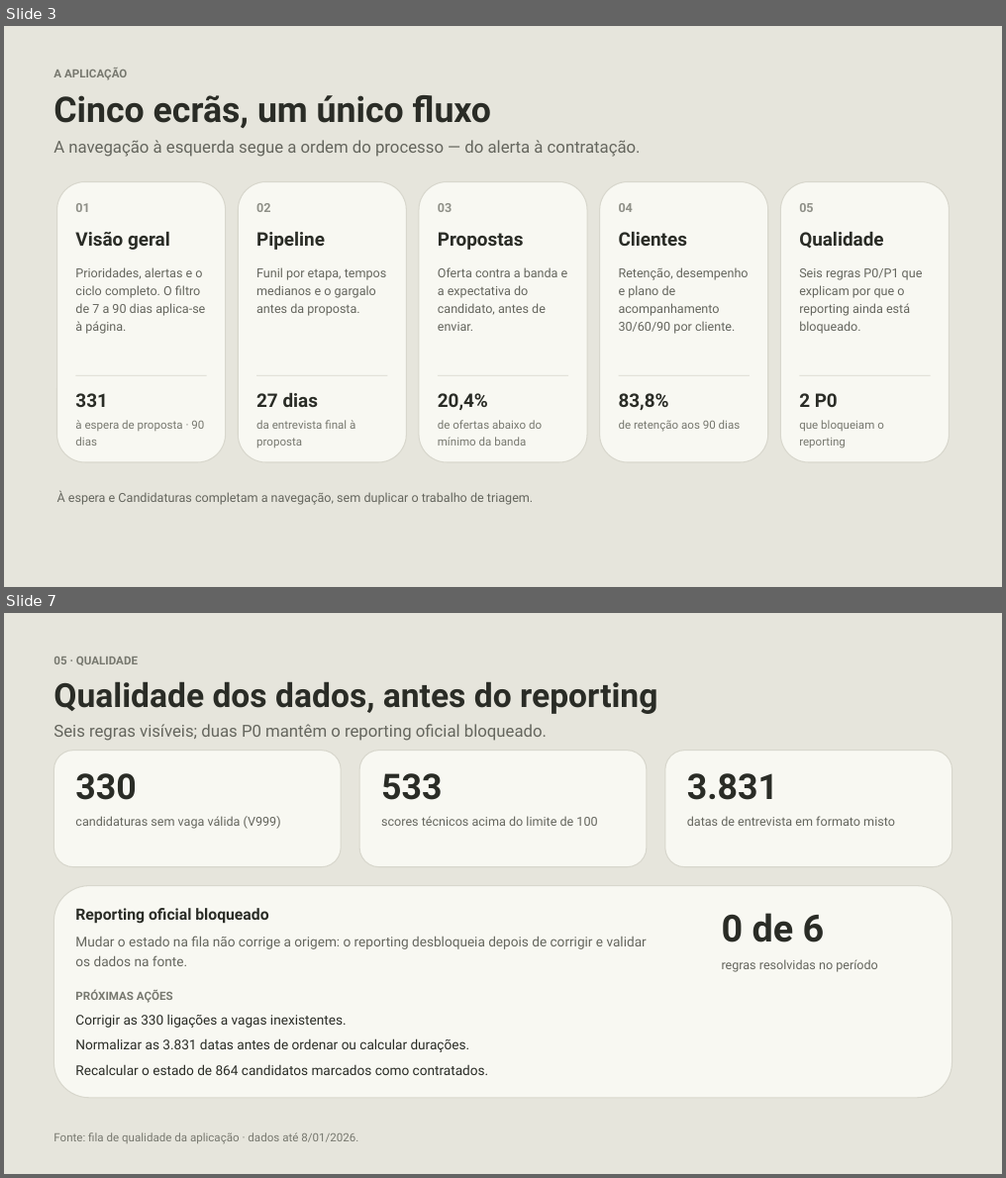
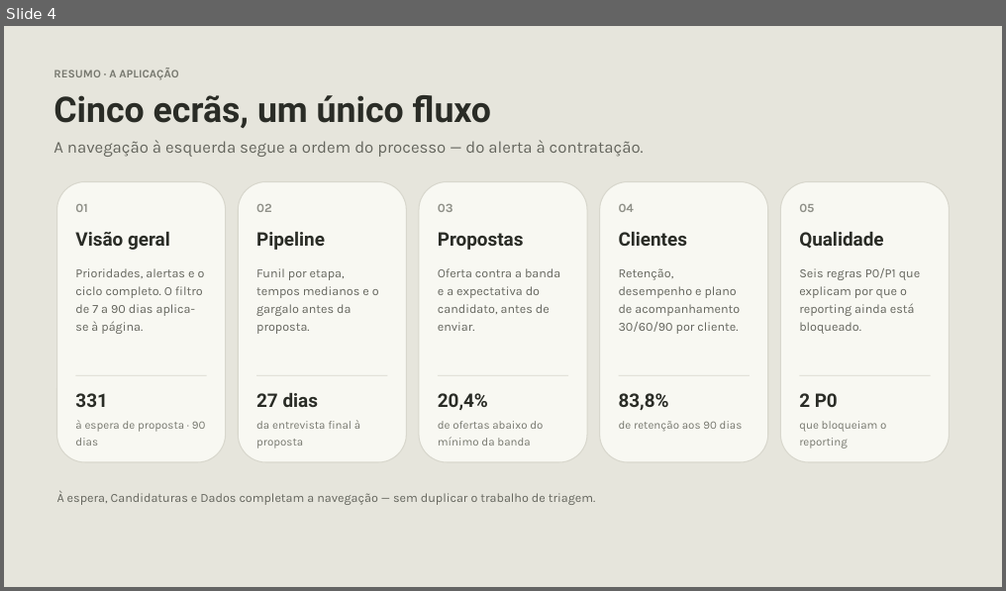
Before and after one commit to charlesaobirch/hackathon-recrutamento, a slide deck: apresentacao/farol-resumo-5min.pptx. Shown one above the other, each under a label of ours: slides 3 and 7 before the commit, slide 4 after it; the slides between them are not shown. The pictures are 1006x1178 and 1006x591 pixels, drawn with LibreOffice and Linux fonts; fonts in the diff are those of the drawing. Boxes give left, top, right and bottom in pixels: in the first picture for what was removed or moved away, otherwise in the second. Text is boxed around its words. In the diff, an @@ line names an element or a change of style, - is before the commit and + after.

```diff
--- a/apresentacao/farol-resumo-5min.pptx
+++ b/apresentacao/farol-resumo-5min.pptx
@@ slide 7 removed at (x1=4, y1=613, x2=1002, y2=1174), background #E6E5DC @@
@@ text removed at (x1=54, y1=657, x2=138, y2=665) @@
-05 · QUALIDADE
@@ text removed at (x1=54, y1=682, x2=657, y2=714) @@
-Qualidade dos dados, antes do reporting
@@ text removed at (x1=54, y1=724, x2=547, y2=741) @@
-Seis regras visíveis; duas P0 mantêm o reporting oficial bloqueado.
@@ rounded rectangle removed at (x1=54, y1=750, x2=341, y2=866) @@
@@ rounded rectangle removed at (x1=359, y1=750, x2=647, y2=866) @@
@@ rounded rectangle removed at (x1=665, y1=750, x2=951, y2=866) @@
@@ text removed at (x1=75, y1=773, x2=136, y2=800) @@
-330
@@ text removed at (x1=381, y1=773, x2=442, y2=800) @@
-533
@@ text removed at (x1=687, y1=773, x2=778, y2=800) @@
-3.831
@@ text removed at (x1=75, y1=816, x2=281, y2=829) @@
-candidaturas sem vaga válida (V999)
@@ text removed at (x1=381, y1=816, x2=597, y2=826) @@
-scores técnicos acima do limite de 100
@@ text removed at (x1=687, y1=816, x2=895, y2=826) @@
-datas de entrevista em formato misto
@@ rounded rectangle removed at (x1=54, y1=886, x2=952, y2=1098) @@
@@ text removed at (x1=75, y1=908, x2=268, y2=924) @@
-Reporting oficial bloqueado
@@ text removed at (x1=75, y1=936, x2=647, y2=966) @@
-Mudar o estado na fila não corrige a origem: o reporting desbloqueia depois de corrigir e validar os dados na fonte.
@@ text removed at (x1=722, y1=913, x2=825, y2=943) @@
-0 de 6
@@ text removed at (x1=722, y1=959, x2=878, y2=972) @@
-regras resolvidas no período
@@ text removed at (x1=75, y1=989, x2=173, y2=1003) @@
-PRÓXIMAS AÇÕES
@@ text removed at (x1=75, y1=1014, x2=489, y2=1075) @@
-Corrigir as 330 ligações a vagas inexistentes.
-Normalizar as 3.831 datas antes de ordenar ou calcular durações.
-Recalcular o estado de 864 candidatos marcados como contratados.
@@ text removed at (x1=54, y1=1133, x2=358, y2=1145) @@
-Fonte: fila de qualidade da aplicação · dados até 8/01/2026.
@@ what was slide 3 is now slide 4 @@
@@ slide 4 changed as well @@
@@ text at (x1=54, y1=68, x2=178, y2=79): text changed; font Roboto to Karla @@
-A APLICAÇÃO
+RESUMO · A APLICAÇÃO
@@ font Roboto to Karla in 12 elements at (x1=54, y1=140, x2=644, y2=157), (x1=438, y1=204, x2=453, y2=212), (x1=75, y1=269, x2=205, y2=334), (x1=256, y1=269, x2=379, y2=334), (x1=438, y1=269, x2=560, y2=331), (x1=619, y1=269, x2=740, y2=334), (x1=799, y1=269, x2=920, y2=334), (x1=75, y1=420, x2=206, y2=446), (x1=256, y1=420, x2=360, y2=449), (x1=438, y1=421, x2=543, y2=446), (x1=619, y1=421, x2=743, y2=432), (x1=799, y1=421, x2=886, y2=449) @@
@@ text at (x1=57, y1=491, x2=596, y2=505): text changed; font Roboto to Karla @@
-À espera e Candidaturas completam a navegação, sem duplicar o trabalho de triagem.
+À espera, Candidaturas e Dados completam a navegação — sem duplicar o trabalho de triagem.
```
Also in this commit, not shown: 4 other slides changed, 3 other slides removed, 27 other files.
